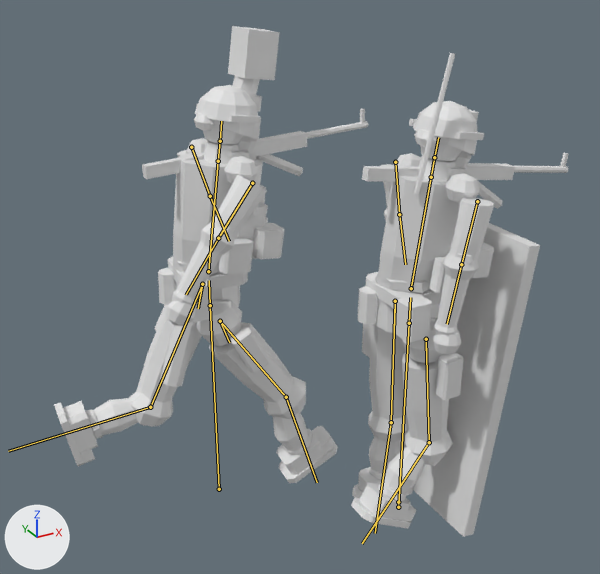
Renders of the glTF model art/meshes/breach_team.glb from each side of a commit.
One viewpoint serves both versions: a 50 mm lens placed at (-1.38, -2.42, 2.19), pointed at (-0.01, 0.06, 0.94). Lighting does not change. The marker at lower left points along +X, +Y and +Z. The older version comes first. Both versions are drawn at frame 8 of the action 'move'; the numbers are the values there. The bones that change, and the others that lie on the model, are drawn over the model as lines.

Objects in the first picture: 'boot', 'charge', 'metal', 'uniform', 'weapon', 'webbing'.
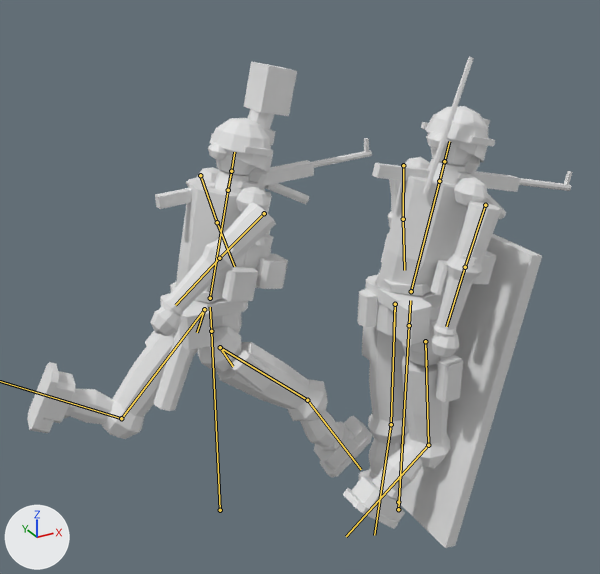
Changed parts and their boxes (x1, y1, x2, y2) in the pictures (600 x 574 px):
'uniform', posed (7% wider)
    before: (86, 85, 494, 502)
    after: (64, 106, 502, 499)
'webbing', posed (8% wider)
    before: (129, 113, 494, 464)
    after: (101, 131, 497, 467)
'metal', posed
    before: (196, 53, 540, 537)
    after: (211, 57, 542, 548)
'boot', posed (31% taller)
    before: (54, 401, 416, 528)
    after: (27, 362, 405, 529)
'weapon', posed (19% shorter)
    before: (142, 109, 569, 209)
    after: (155, 138, 573, 219)
'charge', posed (19% wider)
    before: (160, 26, 280, 387)
    after: (154, 62, 297, 411)
bone 'brc_cover_root', root to tip
    before: (219, 489) to (210, 305)
    after: (220, 510) to (211, 331)
bone 'brc_cover_pelvis', root to tip
    before: (210, 305) to (209, 280)
    after: (211, 331) to (210, 307)
bone 'brc_cover_hip_L', root to tip
    before: (220, 321) to (229, 342)
    after: (220, 347) to (233, 366)
bone 'brc_cover_hip_R', root to tip
    before: (202, 284) to (198, 308)
    after: (204, 309) to (197, 332)
bone 'brc_cover_spine', root to tip
    before: (208, 271) to (218, 161)
    after: (210, 298) to (228, 190)
bone 'brc_cover_upperarm_L', root to tip
    before: (252, 183) to (218, 238)
    after: (264, 213) to (219, 258)
bone 'brc_cover_upperarm_R', root to tip
    before: (191, 147) to (210, 196)
    after: (200, 175) to (217, 222)
bone 'brc_cover_thigh_L', root to tip
    before: (220, 321) to (286, 397)
    after: (220, 347) to (307, 400)
bone 'brc_cover_thigh_R', root to tip
    before: (202, 284) to (150, 407)
    after: (204, 309) to (121, 418)
bone 'brc_point_root', root to tip
    before: (398, 507) to (409, 323)
    after: (398, 509) to (409, 325)
bone 'brc_point_spine', root to tip
    before: (411, 288) to (431, 177)
    after: (411, 291) to (439, 181)
bone 'brc_point_shin_L', root to tip
    before: (429, 442) to (362, 543)
    after: (428, 445) to (346, 536)

Patch to the scene script:
```diff
--- a/art/meshes/breach_team.glb.py
+++ b/art/meshes/breach_team.glb.py
@@ bone_brc_cover_root @@
 bone_brc_cover_root = bpy.data.objects['rig'].pose.bones['brc_cover_root']
-bone_brc_cover_root.location = (0.0, 0.013, 0.0)
+bone_brc_cover_root.location = (0.0, -0.095, 0.0)
@@ bone_brc_cover_pelvis @@
 bone_brc_cover_pelvis = bpy.data.objects['rig'].pose.bones['brc_cover_pelvis']  # child of 'brc_cover_root'
-bone_brc_cover_pelvis.rotation_quaternion = (0.999, 0.0, -0.043, 0.0)  # degrees (0, -5, 0)
+bone_brc_cover_pelvis.rotation_quaternion = (0.998, 0.0, -0.062, 0.0)  # degrees (0, -7, 0)
@@ bone_brc_cover_hip_l @@
 bone_brc_cover_hip_l = bpy.data.objects['rig'].pose.bones['brc_cover_hip_L']  # child of 'brc_cover_pelvis'
-bone_brc_cover_hip_l.rotation_quaternion = (-0.993, 0.0, 0.002, 0.119)  # degrees (0, 0, -14)
+bone_brc_cover_hip_l.rotation_quaternion = (-0.983, 0.0, 0.003, 0.183)  # degrees (0, 0, -21)
@@ bone_brc_cover_hip_r @@
 bone_brc_cover_hip_r = bpy.data.objects['rig'].pose.bones['brc_cover_hip_R']  # child of 'brc_cover_pelvis'
-bone_brc_cover_hip_r.rotation_quaternion = (0.993, 0.0, 0.003, 0.119)  # degrees (0, 0, 14)
+bone_brc_cover_hip_r.rotation_quaternion = (0.983, 0.0, 0.005, 0.183)  # degrees (0, 1, 21)
@@ bone_brc_cover_spine @@
 bone_brc_cover_spine = bpy.data.objects['rig'].pose.bones['brc_cover_spine']  # child of 'brc_cover_pelvis'
-bone_brc_cover_spine.rotation_quaternion = (0.995, 0.005, 0.073, 0.07)  # degrees (1, 8, 8)
+bone_brc_cover_spine.rotation_quaternion = (0.988, 0.012, 0.105, 0.114)  # degrees (3, 12, 13)
@@ bone_brc_cover_upperarm_l @@
 bone_brc_cover_upperarm_l = bpy.data.objects['rig'].pose.bones['brc_cover_upperarm_L']  # child of 'brc_cover_spine'
-bone_brc_cover_upperarm_l.rotation_quaternion = (-0.975, 0.0, 0.004, -0.223)  # degrees (0, 0, 26)
+bone_brc_cover_upperarm_l.rotation_quaternion = (-0.948, 0.0, 0.006, -0.318)  # degrees (0, -1, 37)
@@ bone_brc_cover_upperarm_r @@
 bone_brc_cover_upperarm_r = bpy.data.objects['rig'].pose.bones['brc_cover_upperarm_R']  # child of 'brc_cover_spine'
-bone_brc_cover_upperarm_r.rotation_quaternion = (0.996, 0.0, -0.002, -0.086)  # degrees (0, 0, -10)
+bone_brc_cover_upperarm_r.rotation_quaternion = (0.992, 0.0, -0.002, -0.124)  # degrees (0, 0, -14)
@@ bone_brc_cover_thigh_l @@
 bone_brc_cover_thigh_l = bpy.data.objects['rig'].pose.bones['brc_cover_thigh_L']  # child of 'brc_cover_pelvis'
-bone_brc_cover_thigh_l.rotation_quaternion = (-0.972, 0.0, 0.003, 0.236)  # degrees (0, 0, -27)
+bone_brc_cover_thigh_l.rotation_quaternion = (-0.933, 0.0, 0.005, 0.36)  # degrees (0, -1, -42)
@@ bone_brc_cover_thigh_r @@
 bone_brc_cover_thigh_r = bpy.data.objects['rig'].pose.bones['brc_cover_thigh_R']  # child of 'brc_cover_pelvis'
-bone_brc_cover_thigh_r.rotation_quaternion = (0.972, 0.0, 0.006, 0.236)  # degrees (0, 1, 27)
+bone_brc_cover_thigh_r.rotation_quaternion = (0.933, 0.0, 0.01, 0.36)  # degrees (0, 1, 42)
@@ bone_brc_cover_shin_r @@
 bone_brc_cover_shin_r = bpy.data.objects['rig'].pose.bones['brc_cover_shin_R']  # child of 'brc_cover_thigh_R'
-bone_brc_cover_shin_r.rotation_quaternion = (0.901, 0.0, 0.006, 0.434)  # degrees (0, 1, 51)
+bone_brc_cover_shin_r.rotation_quaternion = (0.799, 0.0, 0.008, 0.601)  # degrees (1, 1, 74)
@@ bone_brc_point_root @@
 bone_brc_point_root = bpy.data.objects['rig'].pose.bones['brc_point_root']
-bone_brc_point_root.location = (0.0, -0.026, 0.0)
+bone_brc_point_root.location = (0.0, -0.037, 0.0)
@@ bone_brc_point_spine @@
 bone_brc_point_spine = bpy.data.objects['rig'].pose.bones['brc_point_spine']  # child of 'brc_point_pelvis'
-bone_brc_point_spine.rotation_quaternion = (0.998, 0.0, 0.0, 0.07)  # degrees (0, 0, 8)
+bone_brc_point_spine.rotation_quaternion = (0.993, 0.0, 0.0, 0.115)  # degrees (0, 0, 13)
@@ bone_brc_point_shin_l @@
 bone_brc_point_shin_l = bpy.data.objects['rig'].pose.bones['brc_point_shin_L']  # child of 'brc_point_thigh_L'
-bone_brc_point_shin_l.rotation_quaternion = (0.968, 0.0, -0.003, 0.251)  # degrees (0, 0, 29)
+bone_brc_point_shin_l.rotation_quaternion = (0.934, 0.0, -0.005, 0.357)  # degrees (0, -1, 42)
```
